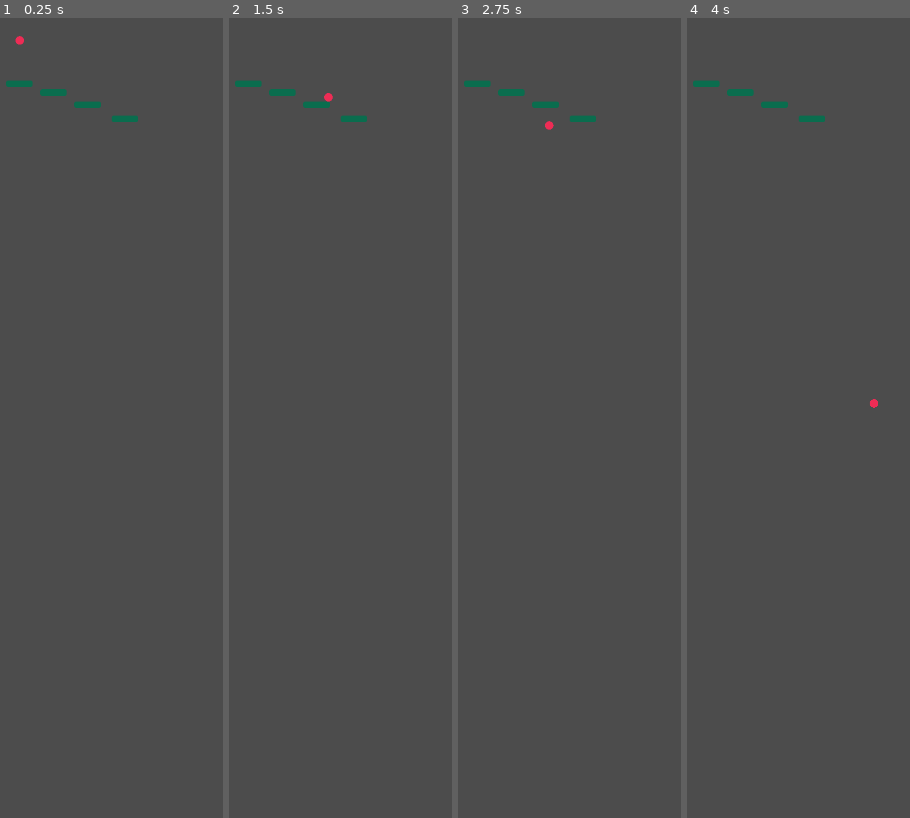
Above: before the commit, frames 1-4 (left to right).
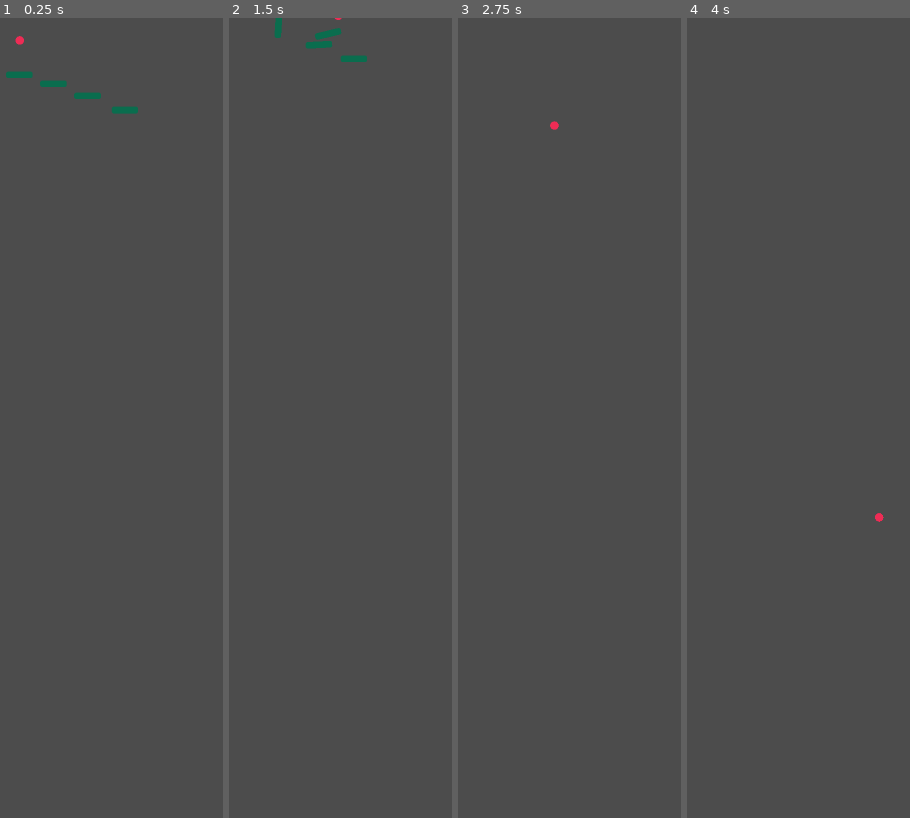
Above: after the commit, the same moments.

Repository: gatheesha/RapidRoll2
Game: Godot game, scene res://Game.tscn
Same seed, same stepped clock (60 frames per second), same inputs: the game is played once before the commit and once after it.
Inputs:
- Up to frame 1 (0.25 s): no input
- Up to frame 2 (1.5 s): hold Right (go_right) from 0.53 s (still down); tap W (jump) at 0.77 s
- Up to frame 3 (2.75 s): tap W (jump) at 1.52 s; release Right (go_right) at 2.03 s; hold A (go_left) from 2.03 s (still down)
- Up to frame 4 (4 s): tap Enter at 2.75 s; release A (go_left) at 2.78 s; hold Right (go_right) from 2.78 s (still down); tap W (jump) at 3.02, 3.77 s; tap Space at 3.5 s

The runs differ from the first frame. In frame 1, 0.8% of the frame differs, in the area x 2-62%, y 6-13%; in frame 2, 0.8%, in the area x 2-62%, y 0-13%; in frame 3, 0.5%; in frame 4, 0.5%.

Commit message:
messing with physics

Diff:
--- a/Game.tscn
+++ b/Game.tscn
@@ -2,8 +2,8 @@
 
 [ext_resource path="res://Scenes/Player.tscn" type="PackedScene" id=1]
 [ext_resource path="res://Scenes/Tile.tscn" type="PackedScene" id=2]
-[ext_resource path="res://Spawner.gd" type="Script" id=3]
-[ext_resource path="res://GameController.gd" type="Script" id=4]
+[ext_resource path="res://Scripts/Spawner.gd" type="Script" id=3]
+[ext_resource path="res://Scripts/GameController.gd" type="Script" id=4]
 
 [node name="Game" type="Node2D"]
 script = ExtResource( 4 )
--- a/Scenes/Tile.tscn
+++ b/Scenes/Tile.tscn
@@ -1,18 +1,18 @@
-[gd_scene load_steps=3 format=2]
+[gd_scene load_steps=4 format=2]
 
 [ext_resource path="res://Assests/Tile.png" type="Texture" id=1]
+[ext_resource path="res://Scripts/Tile.gd" type="Script" id=2]
 
 [sub_resource type="CapsuleShape2D" id=1]
 radius = 7.87434
 height = 49.3004
 
-[node name="Tile" type="Node2D"]
-
-[node name="StaticBody2D" type="StaticBody2D" parent="."]
-
-[node name="CollisionShape2D" type="CollisionShape2D" parent="StaticBody2D"]
-rotation = 1.5708
-shape = SubResource( 1 )
+[node name="Tile" type="RigidBody2D"]
+script = ExtResource( 2 )
 
 [node name="Sprite" type="Sprite" parent="."]
 texture = ExtResource( 1 )
+
+[node name="CollisionShape2D" type="CollisionShape2D" parent="."]
+rotation = 1.5708
+shape = SubResource( 1 )
--- a/Spawner.gd
+++ b/Scripts/GameController.gd
@@ -4,7 +4,7 @@
 # Declare member variables here. Examples:
 # var a = 2
 # var b = "text"
-var tile = preload("res://Scenes/Tile.tscn")
+var posx
 
 # Called when the node enters the scene tree for the first time.
 func _ready():
@@ -12,5 +12,7 @@
 
 
 # Called every frame. 'delta' is the elapsed time since the previous frame.
-#func _process(delta):
-#	pass
+func _process(delta):
+	posx = $Player.get_position()
+	#if $Player.
+		#get_tree().reload_current_scene()
--- a/Scripts/Player.gd
+++ b/Scripts/Player.gd
@@ -17,7 +17,8 @@
 func _physics_process(delta):
 	get_input()
 	velocity.y += gravity * delta
-	velocity = move_and_slide(velocity, Vector2.UP)
+	velocity = move_and_slide(velocity, Vector2.UP,false, 4, PI/4, false)
+
 	if Input.is_action_just_pressed("jump") && jumpable == true:
 		if is_on_floor():
 			velocity.y = jump_speed
--- a/GameController.gd
+++ b/Scripts/Spawner.gd
@@ -4,16 +4,11 @@
 # Declare member variables here. Examples:
 # var a = 2
 # var b = "text"
-var posx
-
+var tile = preload("res://Scenes/Tile.tscn")
 # Called when the node enters the scene tree for the first time.
 func _ready():
 	pass # Replace with function body.
 
-
 # Called every frame. 'delta' is the elapsed time since the previous frame.
-func _process(delta):
-	posx = $Player.get_position()
-	print_debug($Player.get_position())
-	#if $Player.
-		#get_tree().reload_current_scene()
+#func _process(delta):
+#	pass
--- /dev/null
+++ b/Scripts/Tile.gd
@@ -0,0 +1,13 @@
+extends RigidBody2D
+
+export (int) var scroll_speed = -100
+var velocity = Vector2.ZERO
+
+func _ready():
+	pass
+
+func _process(delta):
+	#velocity.y = scroll_speed
+	#velocity = move_and_slide(velocity, Vector2.UP)
+	set_axis_velocity(Vector2(0,scroll_speed))
+	pass
--- a/project.godot
+++ b/project.godot
@@ -23,8 +23,8 @@
 
 window/size/width=1080
 window/size/height=1920
-window/size/test_width=720
-window/size/test_height=1280
+window/size/test_width=480
+window/size/test_height=640
 window/stretch/mode="viewport"
 window/stretch/aspect="keep"
 
